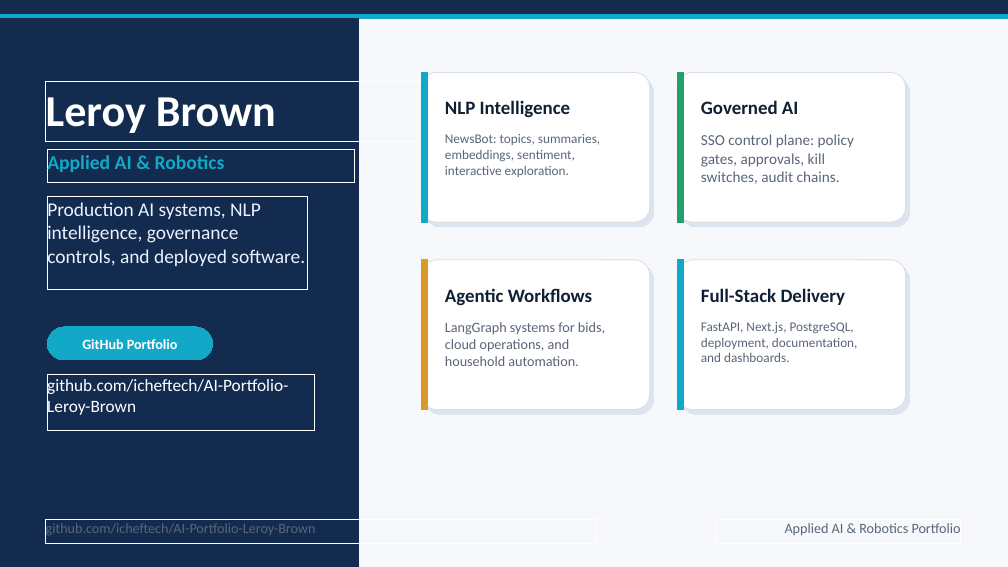
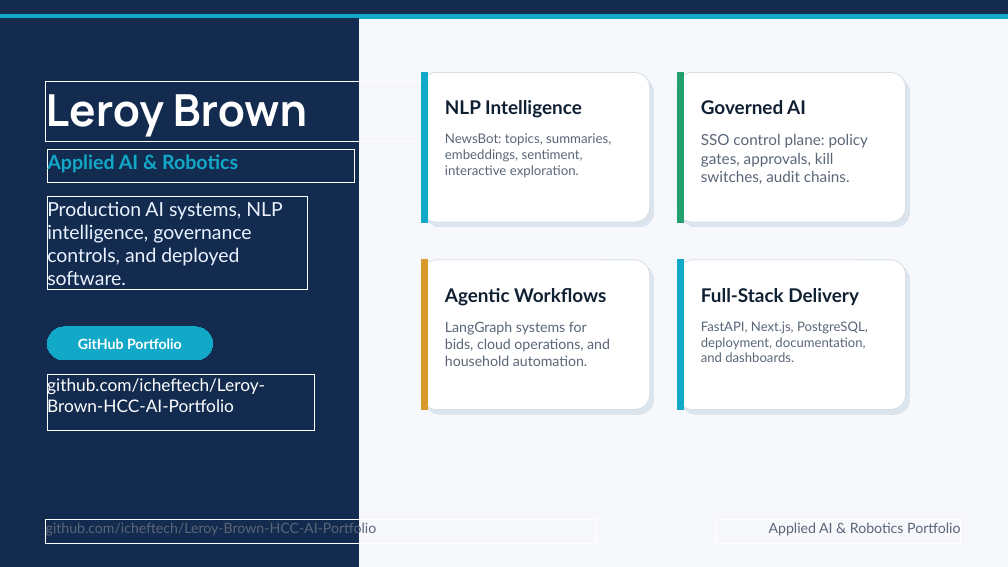
Before and after one commit to icheftech/Leroy-Brown-HCC-AI-Portfolio, a slide deck: slide 1 of Presentation/Pf_LeroyBrown_ITAI2373.pptx. Drawn at 1008x567 pixels with LibreOffice and Linux fonts; fonts in the diff are those of the drawing. Boxes give left, top, right and bottom in pixels: in the first picture for what was removed or moved away, otherwise in the second. Text is boxed around its words. In the diff, an @@ line names an element or a change of style, - is before the commit and + after.

Commit message:
Rename portfolio repository references

```diff
--- a/Presentation/Pf_LeroyBrown_ITAI2373.pptx
+++ b/Presentation/Pf_LeroyBrown_ITAI2373.pptx
@@ rectangle "Leroy Brown" at box(45, 82, 486, 141): font Calibri to Manrope @@
@@ rectangle "Production AI systems, NLP intelligence, ..." at box(47, 197, 307, 290): size 18.5 to 18.4 pt, font Calibri to Lato @@
@@ rectangle "FastAPI, Next.js, PostgreSQL, deployment, documentation, ..." at box(701, 318, 874, 381): size 12.6 to 12.5 pt, font Calibri to Lato @@
@@ text in rectangle at box(47, 376, 265, 416): text changed; font Calibri to Lato @@
-github.com/icheftech/AI-Portfolio-Leroy-Brown
+github.com/icheftech/Leroy-Brown-HCC-AI-Portfolio
@@ text in rectangle at box(46, 521, 377, 537): text changed; font Calibri to Lato @@
-github.com/icheftech/AI-Portfolio-Leroy-Brown
+github.com/icheftech/Leroy-Brown-HCC-AI-Portfolio
@@ font Calibri to Lato in 10 elements at box(47, 150, 354, 183), box(47, 327, 212, 360), box(445, 96, 627, 123), box(445, 131, 619, 194), box(701, 96, 882, 123), box(701, 131, 874, 194), box(445, 284, 627, 310), box(445, 318, 619, 381), box(701, 284, 882, 310), box(717, 520, 961, 544) @@
```
Also in this commit, not shown: 4 other slides changed, 3 other files.
